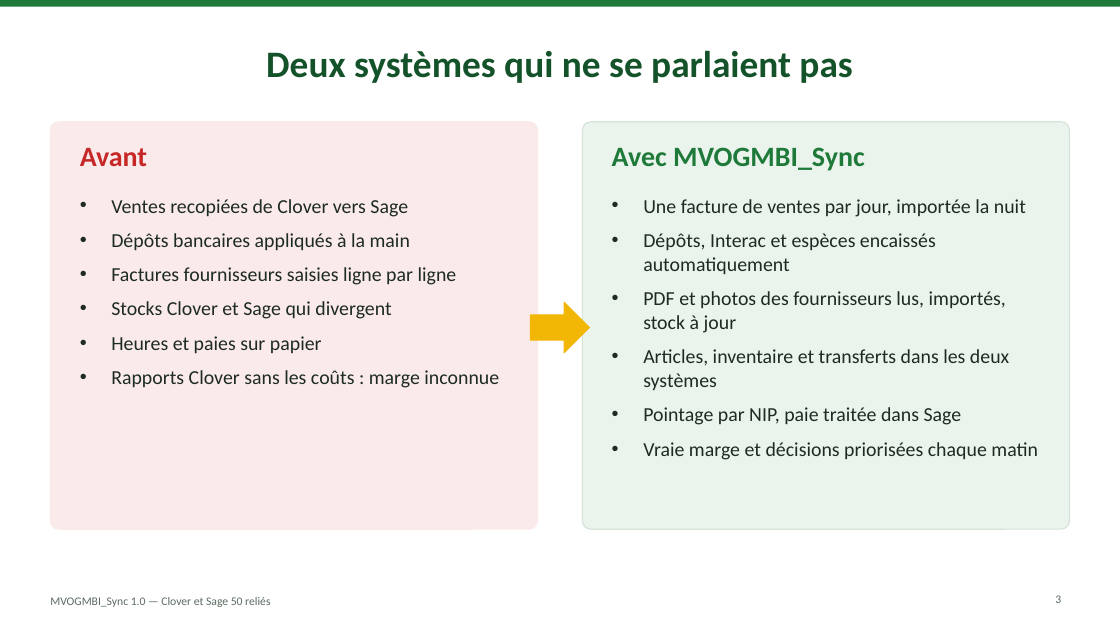
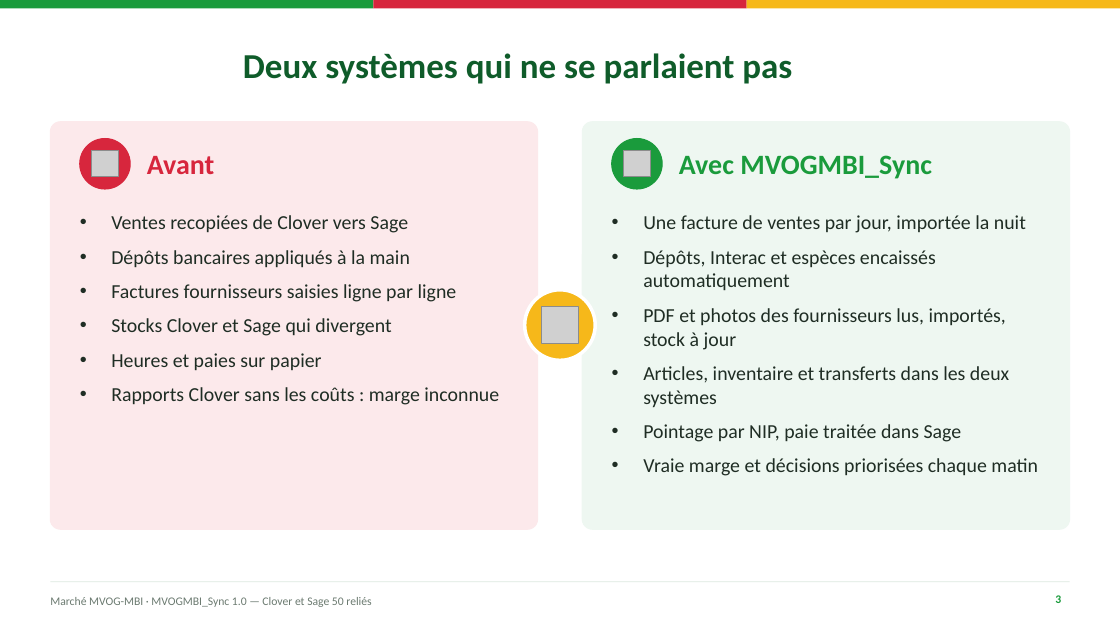
Before and after one commit to mteingueng-dot/MVOGMBI_Sync_2026.1, a slide deck: slide 3 of documentation/Presentation_MVOGMBI_Sync.pptx. Drawn at 1120x630 pixels with LibreOffice and Linux fonts; fonts in the diff are those of the drawing; grey boxes stand for pictures; background and template pictures are left out. Boxes give left, top, right and bottom in pixels: in the first picture for what was removed or moved away, otherwise in the second. Text is boxed around its words. In the diff, an @@ line names an element or a change of style, - is before the commit and + after.

```diff
--- a/documentation/Presentation_MVOGMBI_Sync.pptx
+++ b/documentation/Presentation_MVOGMBI_Sync.pptx
@@ rectangle added at box(0, 0, 373, 8), fill #1A9B3C @@
@@ title "Deux systèmes qui ne se ..." at box(243, 53, 792, 84): size 32 to 30 pt, text colour #14532A to #0F5C2A @@
@@ rectangle: place and size @@
-rectangle at box(0, 0, 1120, 7)
+rectangle at box(373, 0, 746, 8)
@@ rectangle at box(373, 0, 746, 8): fill #1F7A3A to #D7263D @@
@@ rectangle added at box(747, 0, 1120, 8), fill #F6B81A @@
@@ rounded rectangle at box(50, 122, 538, 529): fill #FBEAEA to #FCE9EB; outline #FBEAEA 1 pt to #FCE9EB 1 pt; proportions changed @@
@@ ellipse added at box(80, 139, 130, 189), fill #D7263D, outline #D7263D 1 pt @@
@@ text "Avant": place and size @@
-text "Avant" at box(80, 148, 147, 166)
+text "Avant" at box(147, 156, 214, 174)
@@ text "Avant" at box(147, 156, 214, 174): text colour #C62828 to #D7263D; vertical alignment top to middle @@
@@ rounded rectangle at box(582, 122, 1070, 529): fill #EAF4ED to #EEF7F1; outline #D5E3D9 1 pt to #EEF7F1 1 pt; proportions changed @@
@@ ellipse added at box(612, 139, 662, 189), fill #1A9B3C, outline #1A9B3C 1 pt @@
@@ text "Avec MVOGMBI_Sync": place and size @@
-text "Avec MVOGMBI_Sync" at box(612, 147, 865, 171)
+text "Avec MVOGMBI_Sync" at box(679, 155, 932, 179)
@@ text "Avec MVOGMBI_Sync" at box(679, 155, 932, 179): text colour #1F7A3A to #1A9B3C; vertical alignment top to middle @@
@@ picture added at box(92, 150, 118, 176) @@
@@ picture added at box(624, 150, 650, 176) @@
@@ text "Ventes recopiées de Clover vers ...": place and size @@
-text "Ventes recopiées de Clover vers ..." at box(111, 199, 499, 388)
+text "Ventes recopiées de Clover vers ..." at box(111, 215, 499, 405)
@@ text "Ventes recopiées de Clover vers ..." at box(111, 215, 499, 405): text colour #1D2B22 to #1F2D24 @@
@@ text "Une facture de ventes par ..." at box(643, 215, 1038, 476): text colour #1D2B22 to #1F2D24 @@
@@ text "Une facture de ventes par ...": place and size @@
-text "Une facture de ventes par ..." at box(643, 199, 1038, 460)
+text "Une facture de ventes par ..." at box(643, 215, 1038, 476)
@@ ellipse added at box(525, 290, 596, 360), fill #F6B81A, outline #FFFFFF 3 pt @@
@@ right arrow removed at box(531, 302, 590, 353) @@
@@ picture added at box(542, 307, 579, 344) @@
@@ text at box(50, 597, 371, 607): text changed; text colour #5B6B61 to #6B7A70 @@
-MVOGMBI_Sync 1.0 — Clover et Sage 50 reliés
+Marché MVOG-MBI · MVOGMBI_Sync 1.0 — Clover et Sage 50 reliés
@@ rectangle added at box(50, 581, 1070, 582), fill #DDE8E0 @@
@@ page number at box(1055, 595, 1061, 603): text colour #5B6B61 to #1A9B3C, bold on @@
```
Also in this commit, not shown: 29 other slides changed, 40 other files.
